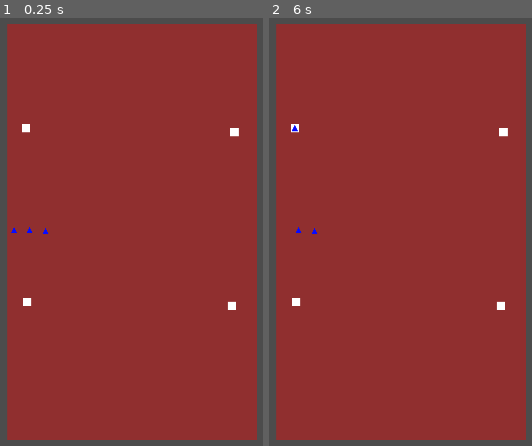
Above: before the commit, frames 1-2 (left to right).
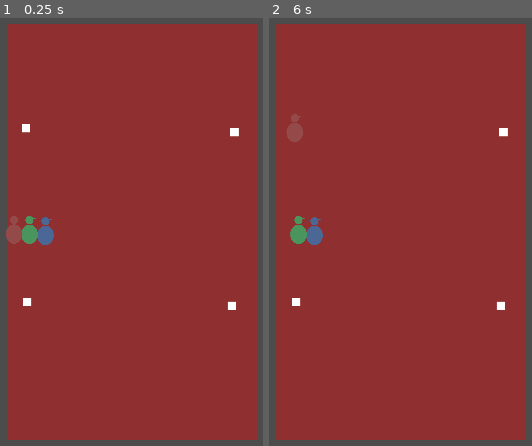
Above: after the commit, the same moments.

Repository: Bedwinnjamin/Rocket-Oblivion
Game: Godot game, scene res://entities/Game.tscn
Same seed, same stepped clock (60 frames per second), same inputs: the game is played once before the commit and once after it. The project has no main scene, so this scene is started directly.
Inputs (mouse positions are in pixels of both pictures, inside the frame that each line leads up to):
- Up to frame 1 (0.25 s): no input
- Up to frame 2 (6 s): tap Enter at 0.5, 2, 3.5 s; move the mouse to (295, 300) at 0.52 s; click (295, 300) at 0.67 s; tap Space at 1.25, 2.75, 4.25 s; move the mouse to (295, 129) at 1.27 s; click (295, 129) at 1.42 s; move the mouse to (503, 133) at 2.02 s; click (503, 133) at 2.17 s; move the mouse to (500, 304) at 2.77 s; click (500, 304) at 2.92 s; move the mouse to (313, 232) at 3.52 s; click (313, 232) at 3.67 s; move the mouse to (297, 232) at 4.27 s; click (297, 232) at 4.42 s; move the mouse to (282, 227) at 5.02 s; click (282, 227) at 5.17 s; move the mouse to (297, 125) at 5.77 s; click (297, 125) at 5.92 s

The runs differ from the first frame. In frame 1, 0.8% of the frame differs, in the area x 2-21%, y 46-54%; in frame 2, 0.8%, in the area x 6-21%, y 22-54%.

Commit message:
Changed art assets

Diff:
--- a/entities/crew/Crew.tscn
+++ b/entities/crew/Crew.tscn
@@ -11,16 +11,19 @@
 [node name="Crew" type="Node2D" groups=[
 "crew",
 ]]
-modulate = Color( 0.0313726, 0.0470588, 1, 1 )
 script = ExtResource( 1 )
 
 [node name="Area2D" type="Area2D" parent="."]
 
 [node name="MeshInstance2D" type="MeshInstance2D" parent="Area2D"]
+visible = false
 rotation = 3.14159
 mesh = SubResource( 1 )
 
 [node name="CollisionShape2D" type="CollisionShape2D" parent="Area2D"]
 shape = SubResource( 2 )
+
+[node name="Sprite" type="Sprite" parent="Area2D"]
+scale = Vector2( 0.1, 0.1 )
 [connection signal="area_entered" from="Area2D" to="." method="_on_Area2D_area_entered"]
 [connection signal="input_event" from="Area2D" to="." method="_on_Area2D_input_event"]
--- a/entities/ship/Ship.tscn
+++ b/entities/ship/Ship.tscn
@@ -1,8 +1,11 @@
-[gd_scene load_steps=5 format=2]
+[gd_scene load_steps=8 format=2]
 
 [ext_resource path="res://entities/station/Station.tscn" type="PackedScene" id=1]
 [ext_resource path="res://entities/crew/Crew.tscn" type="PackedScene" id=2]
 [ext_resource path="res://entities/ship/Ship.gd" type="Script" id=3]
+[ext_resource path="res://assets/sprites/player_green.png" type="Texture" id=4]
+[ext_resource path="res://assets/sprites/player_blue.png" type="Texture" id=5]
+[ext_resource path="res://assets/sprites/player_red.png" type="Texture" id=6]
 
 [sub_resource type="CubeMesh" id=1]
 
@@ -38,10 +41,25 @@
 position = Vector2( -208.644, -2.21964 )
 crewmember = 1
 
+[node name="Sprite" parent="Crew_Members/Crew1/Area2D" index="2"]
+texture = ExtResource( 5 )
+
 [node name="Crew2" parent="Crew_Members" instance=ExtResource( 2 )]
 position = Vector2( -246.932, -4.99414 )
 crewmember = 2
 
+[node name="Sprite" parent="Crew_Members/Crew2/Area2D" index="2"]
+texture = ExtResource( 4 )
+
 [node name="Crew3" parent="Crew_Members" instance=ExtResource( 2 )]
 position = Vector2( -284.111, -5.54904 )
 crewmember = 3
+
+[node name="Sprite" parent="Crew_Members/Crew3/Area2D" index="2"]
+texture = ExtResource( 6 )
+
+[editable path="Crew_Members/Crew1"]
+
+[editable path="Crew_Members/Crew2"]
+
+[editable path="Crew_Members/Crew3"]
Renamed: assets/player.svg -> assets/sprites/player.svg
Not shown, added: assets/sprites/player.svg.import
Renamed: assets/player_blue.png -> assets/sprites/player_blue.png
Not shown, added: assets/sprites/player_blue.png.import
Renamed: assets/player_green.png -> assets/sprites/player_green.png
Not shown, added: assets/sprites/player_green.png.import
Renamed: assets/player_red.png -> assets/sprites/player_red.png
Not shown, added: assets/sprites/player_red.png.import
